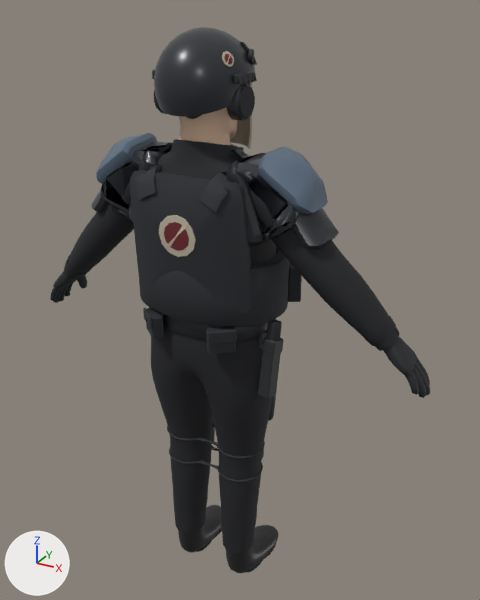
The glTF model game/assets/characters/char_tac_heavy_zero/char_tac_heavy_zero.glb as it was, and as the next commit left it.
Before and after are seen from a 50 mm lens placed at (1.012, -1.652, 1.932), pointed at (0.045, 0.106, 1.053). The lights are fixed; the arrows at lower left show +X, +Y and +Z. The first picture is the older version. Vertices at exactly the same position are counted once.

The first picture shows 'Body', 'Gear', 'Headwear', 'Outfit'.
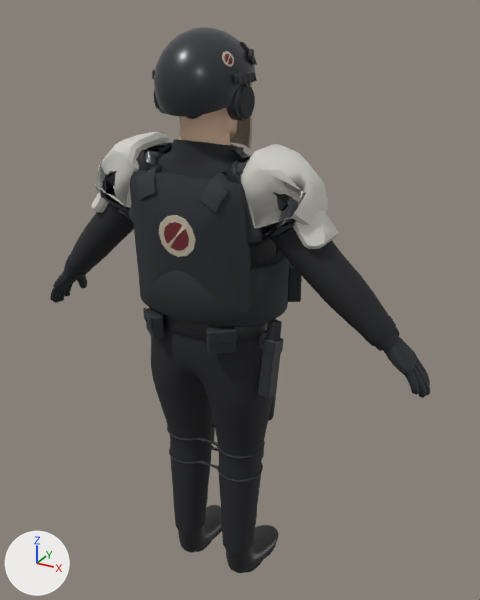
What the commit changed:
Material 'M_char_glove_white' (mat_m_char_glove_white) is new.
Its base color is (0.651, 0.638, 0.584) (light grey #d3d1c9).
Its roughness is 0.75.
me_gear is used by ob_gear; location (0.0, 0.0, 0.0).
me_gear had 2338 vertices, 4286 faces and spanned x -0.399..0.399, y -0.189..0.242, z 0.464..1.584.
me_gear no longer uses material mat_m_char_aegis_steel (blue #5d6e80).
me_gear now has 2338 vertices, 4286 faces and spans x -0.399..0.399, y -0.189..0.242, z 0.464..1.587.
me_gear part 1: 96 vertices removed from x -0.359..-0.203, y -0.114..0.075, z 1.429..1.584; 96 vertices added at x -0.359..-0.168, y -0.13..0.099, z 1.383..1.587.
me_gear part 2: 96 vertices removed from x 0.204..0.359, y -0.114..0.075, z 1.429..1.584; 96 vertices added at x 0.162..0.359, y -0.126..0.099, z 1.382..1.587.
me_gear part 3: 352 faces spanning x -0.399..0.399, y -0.098..0.062, z 1.336..1.483 switch from mat_m_char_zero_armor (dark grey #2c2e34) to mat_m_char_glove_white (light grey #d3d1c9).

What differs and where, as boxes (x1, y1, x2, y2) in the pictures (480 x 600 px; the box of a moved part takes in the faces that stretch with it):
'Gear', reshaped: before (92, 133, 339, 482); after (92, 132, 339, 482)
part 1 of me_gear, moved or reshaped: before (96, 133, 157, 184); after (95, 132, 170, 208)
part 2 of me_gear, moved or reshaped: before (258, 146, 328, 214); after (241, 144, 328, 228)
part 3 of me_gear, recoloured: (92, 192, 339, 249) in both
